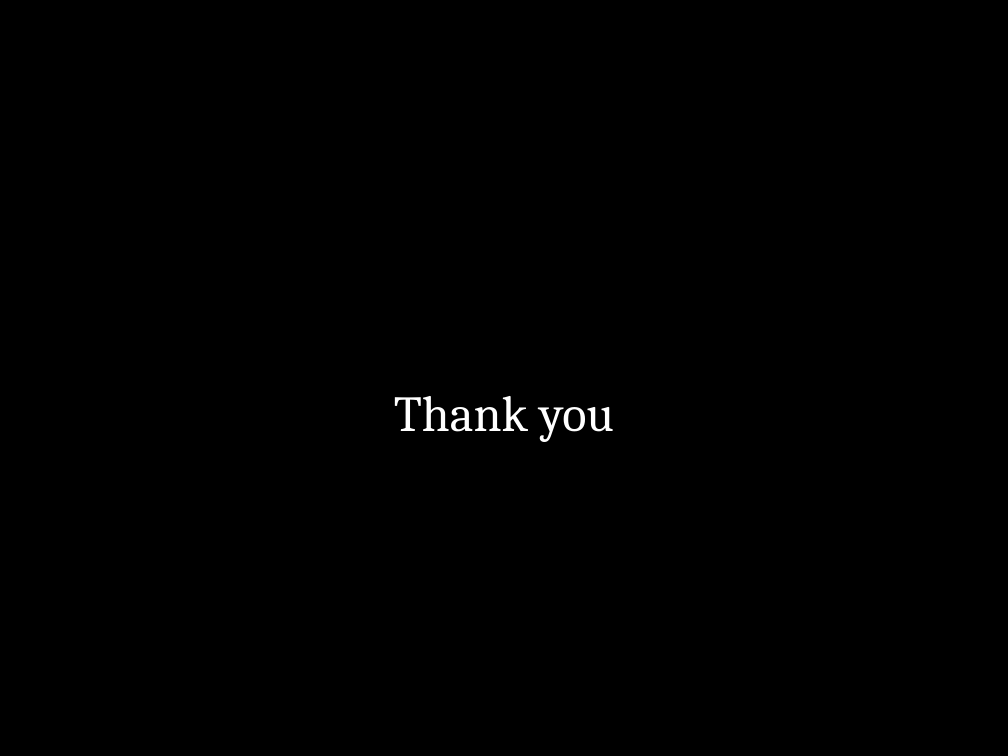
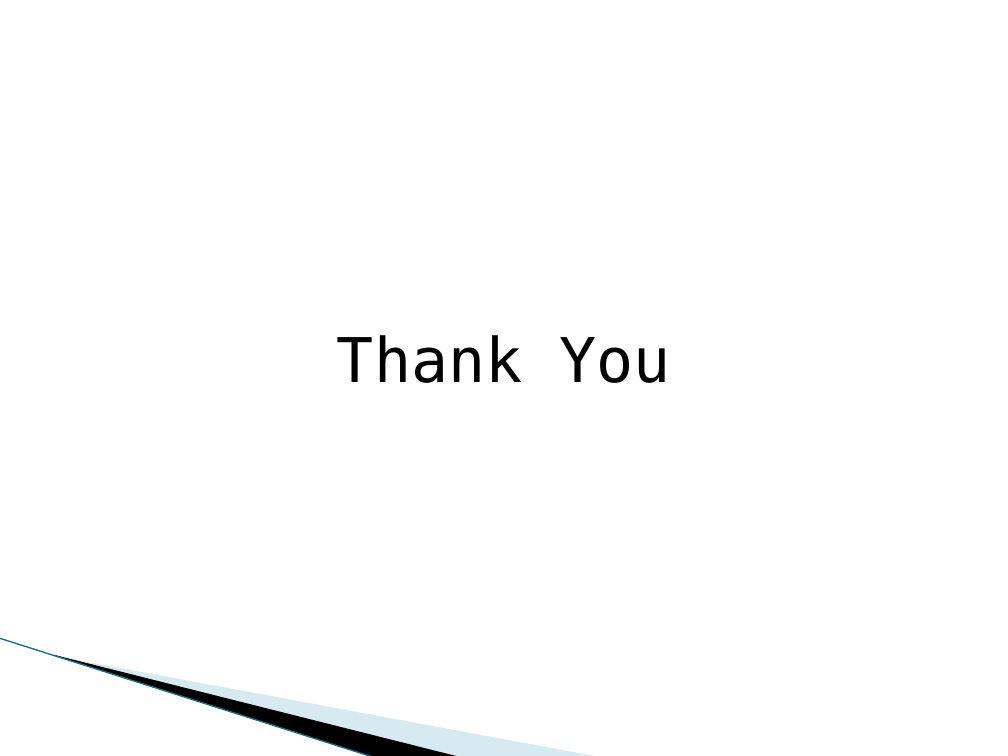
Before and after one commit to SunriseBolt/Strategy-Game, a slide deck: slide 8 of Strat of the Ages.pptx (slide 9 before the commit). Drawn at 1008x756 pixels with LibreOffice and Linux fonts; fonts in the diff are those of the drawing; background and template pictures are left out. Boxes give left, top, right and bottom in pixels: in the first picture for what was removed or moved away, otherwise in the second. Text is boxed around its words. In the diff, an @@ line names an element or a change of style, - is before the commit and + after.

```diff
--- a/Strat of the Ages.pptx
+++ b/Strat of the Ages.pptx
@@ background picture (left out) to #FFFFFF @@
@@ text at (337, 335, 670, 383): text changed; size 36 to 44 pt; font Cambria to DejaVu Sans Mono; text colour #FFFFFF to #000000 @@
-Thank you
+Thank You
@@ line added from (0, 638) to (374, 756), #97C5D8 0.95 pt @@
@@ freeform shape added at (53, 654, 461, 756), fill #000000 @@
@@ freeform shape added at (55, 655, 600, 756), fill #A0CBDC at 40% opacity @@
```
Also in this commit, not shown: 3 other slides changed, 4 slides added, 5 slides removed, 1 other file.
